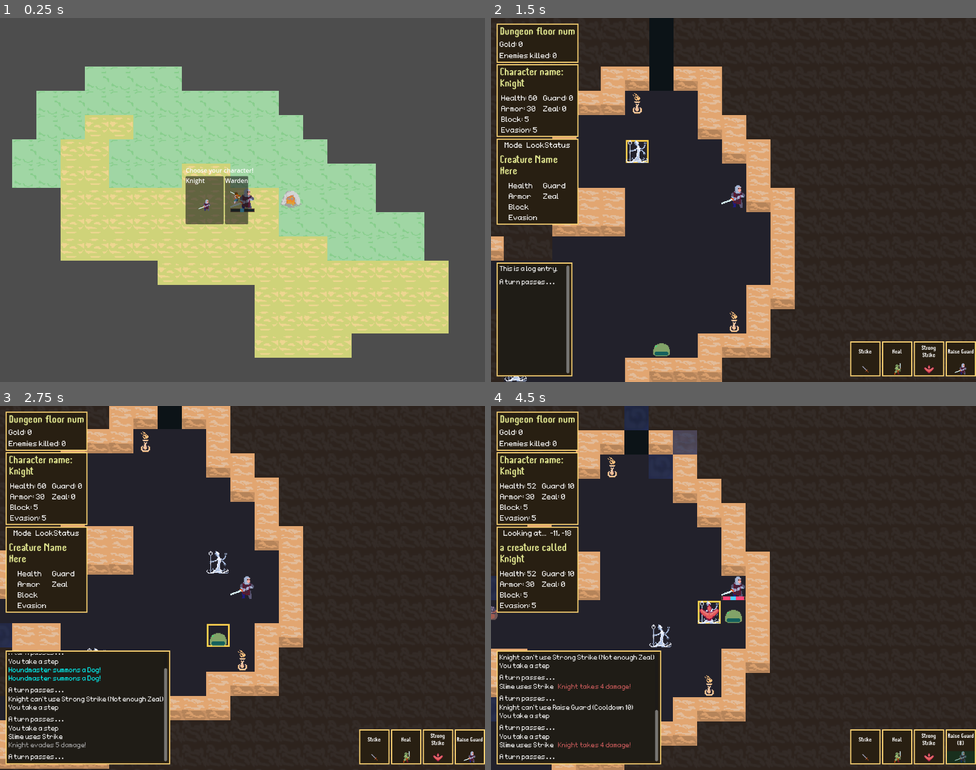
Above: before the commit, frames 1-4 (two rows, left to right).
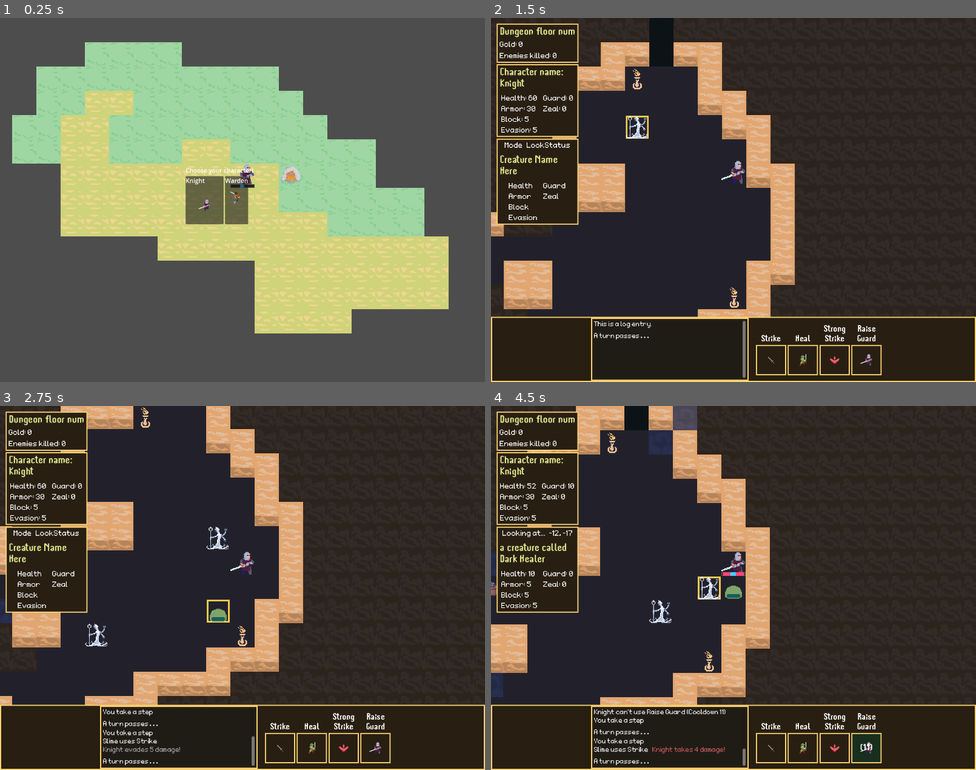
Above: after the commit, the same moments.

Repository: OttoElomaa/godot-4-roguelike-knights
Game: Godot game, scene res://Scenes/game_main.tscn
The game is run twice, just before and just after one commit, with the same random seed, the same clock (stepped at 60 frames per second) and the same inputs.
Inputs (mouse positions are in pixels of both pictures, inside the frame that each line leads up to):
- Up to frame 1 (0.25 s): no input
- Up to frame 2 (1.5 s): click (694, 200) at 0.52 s; move the mouse to (733, 200) at 1.27 s; hold Right (ui_right) from 1.28 s (still down); tap 1 (1) at 1.35 s
- Up to frame 3 (2.75 s): tap 2 (2) at 1.55, 2.1 s; move the mouse to (194, 708) at 2.02 s; release Right (ui_right) at 2.03 s; hold Down (ui_down) from 2.03 s (still down); tap 3 (3) at 2.3 s
- Up to frame 4 (4.5 s): move the mouse to (588, 657) at 2.77 s; release Down (ui_down) at 2.78 s; hold Right (ui_right) 2.78-3.53 s; tap 3 (3) at 2.85 s; tap 4 (4) at 3.05, 3.6 s; move the mouse to (709, 562) at 3.52 s; hold Up (ui_up) 3.53-4.28 s; tap L (L) at 3.8, 4.35 s; move the mouse to (879, 642) at 4.27 s; hold Left (ui_left) from 4.28 s (still down)

The runs differ from the first frame. In frame 1, 18% of the frame differs, in the area x 2-93%, y 6-94%; in frame 2, 17%; in frame 3, 17%; in frame 4, 18%.

Commit message:
UI tweaks - moved the combat log and skill bar inside a Hbox

Diff:
--- a/Scenes/Creatures/Player.tscn
+++ b/Scenes/Creatures/Player.tscn
@@ -19,6 +19,7 @@
 baseArmor = 30
 
 [node name="Camera2D" type="Camera2D" parent="." index="7"]
+offset = Vector2(0, 32)
 zoom = Vector2(2, 2)
 
 [node name="LineOfSightNavigator" type="NavigationAgent2D" parent="." index="8"]
--- a/Scenes/UI/basic_log.tscn
+++ b/Scenes/UI/basic_log.tscn
@@ -1,26 +1,24 @@
-[gd_scene load_steps=4 format=3 uid="uid://bbx4lxn5g5ryb"]
+[gd_scene load_steps=3 format=3 uid="uid://bbx4lxn5g5ryb"]
 
 [ext_resource type="Script" path="res://Scripts/basic_log.gd" id="1_xa3yp"]
 [ext_resource type="PackedScene" uid="uid://irn8tsvxkxy0" path="res://Scenes/UI/BasicLogMessage.tscn" id="2_ywuan"]
-[ext_resource type="PackedScene" uid="uid://cwj2nugtlksob" path="res://Scenes/UI/logDoubleRow.tscn" id="3_6vsw5"]
 
 [node name="CombatLog" type="PanelContainer"]
+custom_minimum_size = Vector2(400, 150)
 offset_right = 8.0
 offset_bottom = 8.0
 script = ExtResource("1_xa3yp")
 
 [node name="Scrolling" type="ScrollContainer" parent="."]
-custom_minimum_size = Vector2(100, 200)
+custom_minimum_size = Vector2(300, 100)
 layout_mode = 2
 horizontal_scroll_mode = 0
 vertical_scroll_mode = 2
 
 [node name="Rows" type="VBoxContainer" parent="Scrolling"]
-custom_minimum_size = Vector2(100, 200)
 layout_mode = 2
+size_flags_horizontal = 3
+size_flags_vertical = 3
 
 [node name="BasicLogMessage" parent="Scrolling/Rows" instance=ExtResource("2_ywuan")]
 layout_mode = 2
-
-[node name="LogDoubleRow" parent="Scrolling/Rows" instance=ExtResource("3_6vsw5")]
-layout_mode = 2
--- a/Scenes/UI/skill_bar_box.tscn
+++ b/Scenes/UI/skill_bar_box.tscn
@@ -1,44 +1,57 @@
-[gd_scene load_steps=6 format=3 uid="uid://dkaqqpg8dxhsq"]
+[gd_scene load_steps=5 format=3 uid="uid://dkaqqpg8dxhsq"]
 
+[ext_resource type="StyleBox" uid="uid://csxe58yu2qsba" path="res://Resources/EmptyStyleBox.tres" id="1_tkmai"]
 [ext_resource type="StyleBox" uid="uid://jqa8dgagawo1" path="res://Resources/SkillBarBoxStyle.tres" id="1_uiii7"]
 [ext_resource type="Script" path="res://Scripts/MiscUI/skill_bar_box.gd" id="2_mnnst"]
 [ext_resource type="Theme" uid="uid://ctkfud23u7av3" path="res://Resources/Fonts/FancyPixelFontYellow.tres" id="3_jrgyn"]
 
-[sub_resource type="LabelSettings" id="LabelSettings_mo8mu"]
-
-[sub_resource type="StyleBoxEmpty" id="StyleBoxEmpty_rf56p"]
-
 [node name="SkillBarBox" type="PanelContainer"]
 custom_minimum_size = Vector2(80, 80)
-theme_override_styles/panel = ExtResource("1_uiii7")
+offset_right = 80.0
+offset_bottom = 91.0
+size_flags_horizontal = 4
+size_flags_vertical = 8
+theme_override_styles/panel = ExtResource("1_tkmai")
 script = ExtResource("2_mnnst")
 
-[node name="VBoxContainer" type="VBoxContainer" parent="."]
+[node name="VBox" type="VBoxContainer" parent="."]
 layout_mode = 2
+alignment = 1
 
-[node name="NameLabel" type="Label" parent="VBoxContainer"]
-custom_minimum_size = Vector2(50, 50)
+[node name="NameLabel" type="Label" parent="VBox"]
+custom_minimum_size = Vector2(50, 0)
 layout_mode = 2
-size_flags_vertical = 3
+size_flags_horizontal = 4
 theme = ExtResource("3_jrgyn")
-theme_override_font_sizes/font_size = 45
+theme_override_font_sizes/font_size = 24
 text = "Skill Name"
-label_settings = SubResource("LabelSettings_mo8mu")
 horizontal_alignment = 1
 vertical_alignment = 1
 autowrap_mode = 2
 
-[node name="PanelC" type="PanelContainer" parent="VBoxContainer"]
-custom_minimum_size = Vector2(32, 32)
+[node name="PanelC" type="PanelContainer" parent="VBox"]
+custom_minimum_size = Vector2(80, 80)
 layout_mode = 2
-theme_override_styles/panel = SubResource("StyleBoxEmpty_rf56p")
+theme_override_styles/panel = ExtResource("1_uiii7")
 
-[node name="TextureRect" type="TextureRect" parent="VBoxContainer/PanelC"]
+[node name="Overlay" type="ColorRect" parent="VBox/PanelC"]
+visible = false
+layout_mode = 2
+color = Color(0.00784314, 0.282353, 0.184314, 0.392157)
+
+[node name="SkillIcon" type="TextureRect" parent="VBox/PanelC"]
 custom_minimum_size = Vector2(32, 32)
 layout_mode = 2
 size_flags_horizontal = 4
 size_flags_vertical = 4
 
-[node name="Overlay" type="ColorRect" parent="VBoxContainer/PanelC"]
+[node name="CooldownLabel" type="Label" parent="VBox/PanelC"]
+custom_minimum_size = Vector2(50, 0)
 layout_mode = 2
-color = Color(0.00784314, 0.282353, 0.184314, 0.392157)
+size_flags_horizontal = 4
+theme = ExtResource("3_jrgyn")
+theme_override_font_sizes/font_size = 24
+text = "CD"
+horizontal_alignment = 1
+vertical_alignment = 1
+autowrap_mode = 2
--- a/Scenes/UI/ui.tscn
+++ b/Scenes/UI/ui.tscn
@@ -62,62 +62,6 @@
 [node name="LookPanel" parent="LookMargin/VBox" instance=ExtResource("3_fnthc")]
 layout_mode = 2
 
-[node name="Margin" type="MarginContainer" parent="."]
-anchors_preset = 3
-anchor_left = 1.0
-anchor_top = 1.0
-anchor_right = 1.0
-anchor_bottom = 1.0
-offset_left = -332.0
-offset_top = -107.0
-grow_horizontal = 0
-grow_vertical = 0
-theme_override_constants/margin_bottom = 15
-
-[node name="SkillBar" type="HBoxContainer" parent="Margin"]
-layout_mode = 2
-size_flags_horizontal = 4
-size_flags_vertical = 4
-
-[node name="SkillBarBox" parent="Margin/SkillBar" instance=ExtResource("3_j24mf")]
-layout_mode = 2
-
-[node name="SkillBarBox2" parent="Margin/SkillBar" instance=ExtResource("3_j24mf")]
-layout_mode = 2
-
-[node name="SkillBarBox3" parent="Margin/SkillBar" instance=ExtResource("3_j24mf")]
-layout_mode = 2
-
-[node name="SkillBarBox4" parent="Margin/SkillBar" instance=ExtResource("3_j24mf")]
-layout_mode = 2
-
-[node name="Margin2" type="MarginContainer" parent="."]
-anchors_preset = 2
-anchor_top = 1.0
-anchor_bottom = 1.0
-offset_top = -40.0
-offset_right = 40.0
-grow_vertical = 0
-theme_override_constants/margin_left = 15
-theme_override_constants/margin_top = 15
-theme_override_constants/margin_right = 15
-theme_override_constants/margin_bottom = 15
-
-[node name="LogPanel" type="PanelContainer" parent="Margin2"]
-custom_minimum_size = Vector2(200, 300)
-layout_mode = 2
-theme_override_styles/panel = ExtResource("2_0cgky")
-
-[node name="MarginContainer" type="MarginContainer" parent="Margin2/LogPanel"]
-layout_mode = 2
-theme_override_constants/margin_left = 5
-theme_override_constants/margin_top = 5
-theme_override_constants/margin_right = 5
-theme_override_constants/margin_bottom = 5
-
-[node name="CombatLog" parent="Margin2/LogPanel/MarginContainer" instance=ExtResource("4_e6hou")]
-layout_mode = 2
-
 [node name="LoadingImage" type="TextureRect" parent="."]
 visible = false
 anchors_preset = 15
@@ -129,3 +73,62 @@
 size_flags_vertical = 3
 texture = ExtResource("5_farj6")
 expand_mode = 1
+
+[node name="BottomPanel" type="PanelContainer" parent="."]
+anchors_preset = 12
+anchor_top = 1.0
+anchor_right = 1.0
+anchor_bottom = 1.0
+offset_top = -172.0
+grow_horizontal = 2
+grow_vertical = 0
+theme_override_styles/panel = ExtResource("2_0cgky")
+
+[node name="Hbox" type="HBoxContainer" parent="BottomPanel"]
+layout_mode = 2
+size_flags_horizontal = 4
+
+[node name="LogMargin" type="MarginContainer" parent="BottomPanel/Hbox"]
+layout_mode = 2
+size_flags_vertical = 8
+theme_override_constants/margin_left = 15
+theme_override_constants/margin_right = 15
+
+[node name="LogPanel" type="PanelContainer" parent="BottomPanel/Hbox/LogMargin"]
+custom_minimum_size = Vector2(300, 100)
+layout_mode = 2
+size_flags_vertical = 8
+theme_override_styles/panel = ExtResource("2_0cgky")
+
+[node name="MarginContainer" type="MarginContainer" parent="BottomPanel/Hbox/LogMargin/LogPanel"]
+layout_mode = 2
+size_flags_vertical = 8
+theme_override_constants/margin_left = 5
+theme_override_constants/margin_top = 5
+theme_override_constants/margin_right = 5
+theme_override_constants/margin_bottom = 5
+
+[node name="CombatLog" parent="BottomPanel/Hbox/LogMargin/LogPanel/MarginContainer" instance=ExtResource("4_e6hou")]
+layout_mode = 2
+
+[node name="SkillsMargin" type="MarginContainer" parent="BottomPanel/Hbox"]
+layout_mode = 2
+size_flags_vertical = 8
+theme_override_constants/margin_bottom = 15
+
+[node name="SkillBar" type="HBoxContainer" parent="BottomPanel/Hbox/SkillsMargin"]
+layout_mode = 2
+size_flags_horizontal = 4
+size_flags_vertical = 4
+
+[node name="SkillBarBox" parent="BottomPanel/Hbox/SkillsMargin/SkillBar" instance=ExtResource("3_j24mf")]
+layout_mode = 2
+
+[node name="SkillBarBox2" parent="BottomPanel/Hbox/SkillsMargin/SkillBar" instance=ExtResource("3_j24mf")]
+layout_mode = 2
+
+[node name="SkillBarBox3" parent="BottomPanel/Hbox/SkillsMargin/SkillBar" instance=ExtResource("3_j24mf")]
+layout_mode = 2
+
+[node name="SkillBarBox4" parent="BottomPanel/Hbox/SkillsMargin/SkillBar" instance=ExtResource("3_j24mf")]
+layout_mode = 2
--- a/Scenes/game_main.tscn
+++ b/Scenes/game_main.tscn
@@ -1,7 +1,8 @@
-[gd_scene load_steps=5 format=3 uid="uid://bckhqa15oogpo"]
+[gd_scene load_steps=6 format=3 uid="uid://bckhqa15oogpo"]
 
 [ext_resource type="Script" path="res://Scripts/game_main.gd" id="1_hxft8"]
 [ext_resource type="StyleBox" uid="uid://jqa8dgagawo1" path="res://Resources/SkillBarBoxStyle.tres" id="4_gh64h"]
+[ext_resource type="Theme" uid="uid://knljw27a4uiu" path="res://Resources/Fonts/FancyPixelFontWhite.tres" id="5_ljaf8"]
 [ext_resource type="Script" path="res://Scripts/file_loader.gd" id="6_t2g5i"]
 [ext_resource type="PackedScene" uid="uid://6k45i4rxp5o4" path="res://Scenes/world_map.tscn" id="10_o3ock"]
 
@@ -33,5 +34,7 @@
 
 [node name="Label" type="Label" parent="CanvasLayer/DeathMessage"]
 layout_mode = 2
+theme = ExtResource("5_ljaf8")
+theme_override_font_sizes/font_size = 40
 text = "You died........"
 horizontal_alignment = 1
--- a/Scripts/MiscUI/skill_bar_box.gd
+++ b/Scripts/MiscUI/skill_bar_box.gd
@@ -2,9 +2,10 @@
 
 
 var skill:Node = null
-@onready var textureR := $VBoxContainer/PanelC/TextureRect
-@onready var label := $VBoxContainer/NameLabel
-@onready var overlay := $VBoxContainer/PanelC/Overlay
+@onready var textureR := $VBox/PanelC/SkillIcon
+@onready var label := $VBox/NameLabel
+@onready var overlay := $VBox/PanelC/Overlay
+@onready var cooldownL := $VBox/PanelC/CooldownLabel
 
 
 func setup(skill:Node):
@@ -22,7 +23,7 @@
 
 	if skill.isOnCooldown():
 		overlay.show()
-		label.text = "%s (%d)" % [skill.skillName, skill.getCooldown()]
+		cooldownL.text = "(%d)" % [skill.getCooldown()]
 	else:
 		overlay.hide()
-		label.text = skill.skillName
+		cooldownL.text = ""
--- a/Scripts/WorldScripts/dungeon_ui.gd
+++ b/Scripts/WorldScripts/dungeon_ui.gd
@@ -5,8 +5,8 @@
 @onready var goldLabel := $LookMargin/VBox/FloorInfo/Margin/Hbox/GoldLabel
 @onready var enemiesLabel := $LookMargin/VBox/FloorInfo/Margin/Hbox/EnemiesLabel
 
-@onready var skillBar := $Margin/SkillBar
-@onready var combatLog := $Margin2/LogPanel/MarginContainer/CombatLog
+@onready var skillBar := $BottomPanel/Hbox/SkillsMargin/SkillBar
+@onready var combatLog := $BottomPanel/Hbox/LogMargin/LogPanel/MarginContainer/CombatLog
 
 var LogDoubleRow:PackedScene = load("res://Scenes/UI/logDoubleRow.tscn")
 var LogMessage = load("res://Scenes/UI/BasicLogMessage.tscn")
--- a/Scripts/WorldScripts/look_tool.gd
+++ b/Scripts/WorldScripts/look_tool.gd
@@ -2,6 +2,39 @@
 
 
 var gridPosition := Vector2i.ZERO
+
+var world:Node = null
+var player:Node = null
+
+
+
+func setup(world:Node):
+	self.world = world
+	self.player = world.player
+
+
+
+func _process(delta: float) -> void:
+
+	if Input.is_action_just_pressed("L"):
+
+		#### ACTUAL LOOK STUFF
+		var isLook = States.handleLook()
+
+
+		if isLook:
+			self.show()
+
+			self.gridPosition = player.gridPosition
+			world.ui.showLookInfo(world, self)
+			world.grid.placeGridObjectOnMap(self, player.gridPosition)
+		else:
+			self.hide()
+
+	if States.GameState == States.InputStates.LOOK:
+		processLook(world)
+
+
 
 func move(vector):
 
--- a/Scripts/WorldScripts/world.gd
+++ b/Scripts/WorldScripts/world.gd
@@ -83,6 +83,8 @@
 	$Creatures.add_child(player)
 	#prints("player at start of game: ", player, player.creatureName)
 	player.playerSetup(self, false)
+
+	$Utilities/LookTool.setup(self)
 
 	ui.setup(self)
 	ui.displayPlayerSkills(player)
@@ -252,17 +254,6 @@
 		for node in $Disposables.get_children():
 			node.queue_free()
 
-	if Input.is_action_just_pressed("L"):
-
-		#### ACTUAL LOOK STUFF
-		var isLook = States.handleLook()
-		lookTool.gridPosition = player.gridPosition
-		ui.showLookInfo(self, lookTool)
-		if isLook:
-			grid.placeGridObjectOnMap(lookTool, player.gridPosition)
-		#getUi().updateStateLabel(isLook)
-
-
 	#### FOR DEBUG
 	if Input.is_action_just_pressed("u"):
 		for r in getRooms():
@@ -279,8 +270,7 @@
 		$Utilities/Targeting.shuffleTargets()
 
 
-	if States.GameState == States.InputStates.LOOK:
-		processLook()
+
 
 
 
@@ -365,14 +355,6 @@
 
 
 
-#func createPathBetween(creature, target):
-	#return $AStarGridNode.pathStuff(creature, target)
-
-
-func processLook():
-	$Utilities/LookTool.processLook(self)
-
-
 func addCreature(creature:Node):
 	creature.basicSetup(self)
 	$Creatures.add_child(creature)
--- a/Scripts/creature.gd
+++ b/Scripts/creature.gd
@@ -157,7 +157,10 @@
 			world.resetLevel()
 			return
 
-
+	if not is_instance_valid(player):
+		return
+	if player.is_queued_for_deletion():
+		return
 
 	#### TICK COOLDOWNS ETC ON-TURN EFFECTS ON SKILL NODES
 	for skill in getSkills():
--- a/Scripts/skill.gd
+++ b/Scripts/skill.gd
@@ -61,14 +61,16 @@
 	#### RESOURCES - CHECK FOR COST - CAN'T USE IF CAN'T PAY
 	if zealCost > 0:
 		if zealCost > actor.stats.zeal.current:
-			ui.addMessage( "%s can't use %s (Not enough Zeal)" % [actor.creatureName, skillName], Color.WHITE)
+			print("%s can't use %s (Not enough Zeal)" % [actor.creatureName, skillName])
 			return false
 
 	#### COOLDOWN
 	var cool = $Cooldown
 	if cool.isOnCooldown():
+		var cooldownText = "%s can't use %s (Cooldown %d)" % [actor.creatureName, skillName, cool.currentCooldown]
+		print(cooldownText)
 		if actor.isPlayer:
-			ui.addMessage( "%s can't use %s (Cooldown %d)" % [actor.creatureName, skillName, cool.currentCooldown], Color.WHITE)
+			ui.addMessage( cooldownText, Color.WHITE)
 		return false
 
 	#### TARGETING
